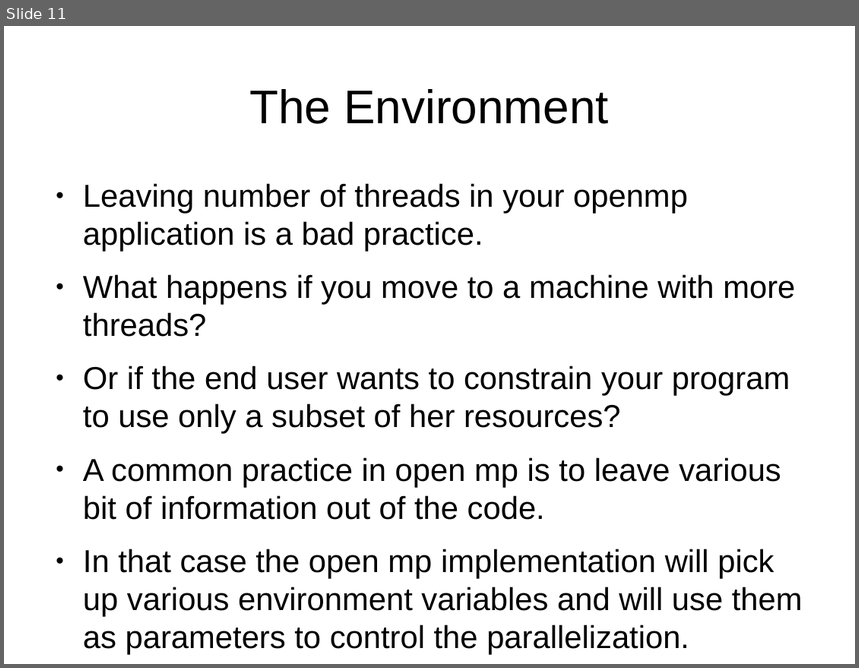
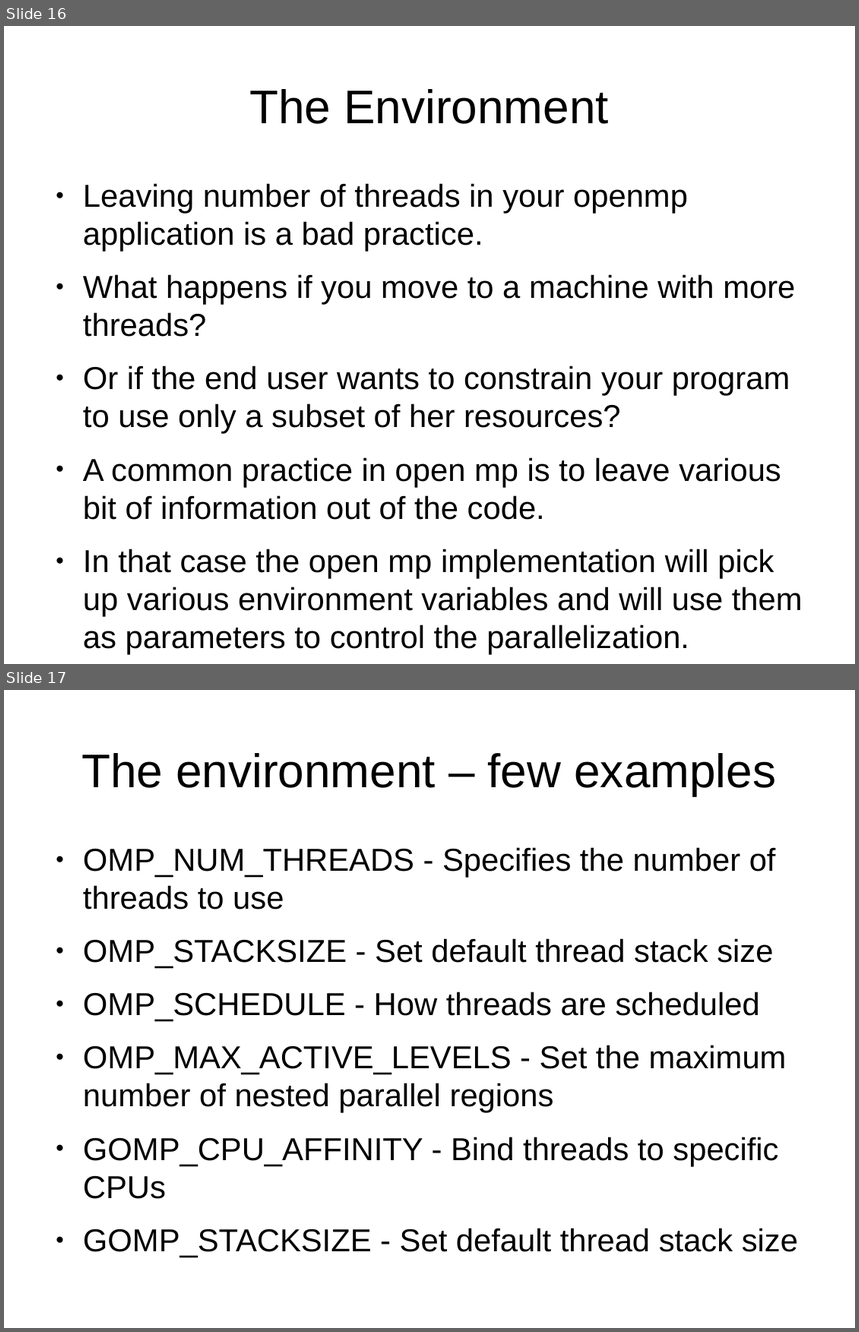
Before and after one commit to veltzer/demos-linux, a slide deck: multi_core/openmp.odp. Shown one above the other, each under a label of ours: slide 11 before the commit, slides 16 and 17 after it. The pictures are 859x668 and 859x1332 pixels, drawn with LibreOffice and Linux fonts; fonts in the diff are those of the drawing. Boxes give left, top, right and bottom in pixels: in the first picture for what was removed or moved away, otherwise in the second. Text is boxed around its words. In the diff, an @@ line names an element or a change of style, - is before the commit and + after.

Commit message:
better openmp examples

```diff
--- a/multi_core/openmp.odp
+++ b/multi_core/openmp.odp
@@ slide 17 added at [4, 690, 855, 1328], background #FFFFFF @@
@@ title added at [82, 753, 776, 796], 44 pt, text #000000 @@
+The environment – few examples
@@ text added at [83, 847, 798, 1258], 29.6 pt, text #000000 @@
+● OMP_NUM_THREADS - Specifies the number of threads to use
+● OMP_STACKSIZE - Set default thread stack size
+● OMP_SCHEDULE - How threads are scheduled
+● OMP_MAX_ACTIVE_LEVELS - Set the maximum number of nested parallel regions
+● GOMP_CPU_AFFINITY - Bind threads to specific CPUs
+● GOMP_STACKSIZE - Set default thread stack size
@@ what was slide 11 is now slide 16 @@
```
Also in this commit, not shown: 1 slide changed, 9 other slides added, 4 other files.
